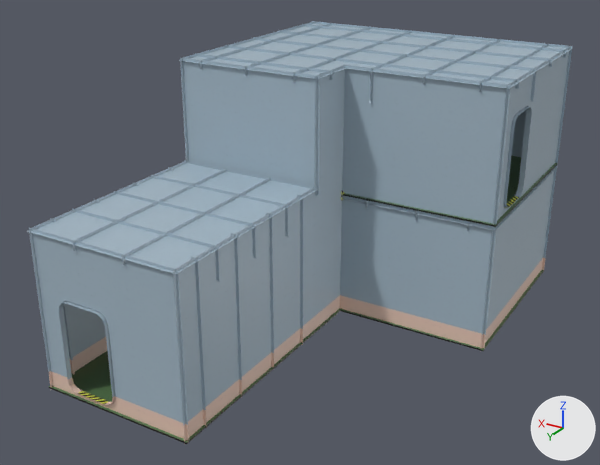
The Blender file VRTrainer/Assets/$TheProject/Presets/trainer.blend: old version first, new version second.
Before and after are seen from a 50 mm lens placed at (-6.44, 8.17, 8.13), pointed at (1.07, -4.35, 1.87). Lighting does not change. The marker at lower right points along +X, +Y and +Z.

Objects in the first picture: 'deck', 'i-beam', 'roof', 'wall'.
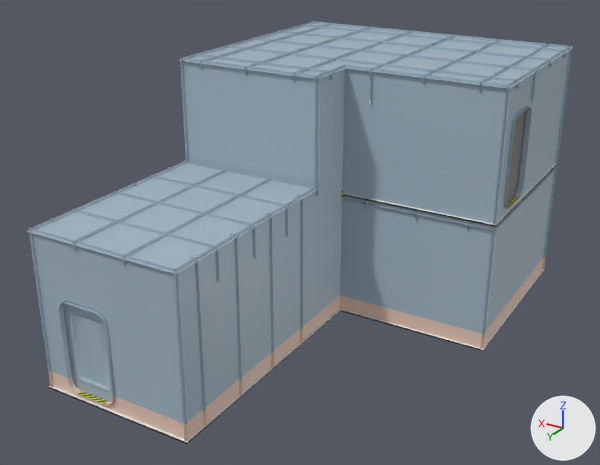
The change, as a list of edits to the scene's bpy script:
```text
Add mat_painted_metal_dark:
    mat_painted_metal_dark = bpy.data.materials.new('painted-metal-dark')
    # nodes: BsdfPrincipled, OutputMaterial, RGB
    # colours: grey #8c8c8c
Add me_cube_071:
    me_cube_071.from_pydata(...)  # 1377 vertices, 1278 faces; spans x -0.59..0.53, y -0.21..-0.05, z 0.12..1.87
    me_cube_071.polygons.foreach_set('use_smooth', [True] * 1278)
    me_cube_071.materials.append(mat_painted_metal_dark)
Add me_cube_051:
    me_cube_051.from_pydata(...)  # 1377 vertices, 1278 faces; spans x -0.59..0.53, y -0.21..-0.05, z 0.12..1.87
    me_cube_051.polygons.foreach_set('use_smooth', [True] * 1278)
    me_cube_051.materials.append(mat_painted_metal)
Change ob_teleportarea:
    remove ob_teleportarea.hide_set(True)
Change ob_teleportarea2:
    remove ob_teleportarea2.hide_set(True)
Add ob_door:
    ob_door = bpy.data.objects.new('Door', me_cube_071)
    ob_door.location = (-2.5, -6.0, 2.5)
    ob_door.rotation_euler = (0.0, 0.0, 1.571)  # degrees (0, 0, 90)
Add ob_door_001:
    ob_door_001 = bpy.data.objects.new('Door.001', me_cube_051)
    ob_door_001.location = (2.5, 0.0, 0.0)
```

Pixel boxes (x1, y1, x2, y2) of what changed, in the pictures (600 x 465 px):
'Door.001', added
    after: (63, 303, 112, 402)
'TeleportArea', shown
    after: (49, 270, 544, 442)
'Door', added
    after: (507, 110, 526, 203)
'TeleportArea2', shown
    after: (344, 163, 557, 225)
'deck', unchanged, covered by the edit
    before: (49, 156, 558, 444)
    after: (49, 164, 558, 444)
